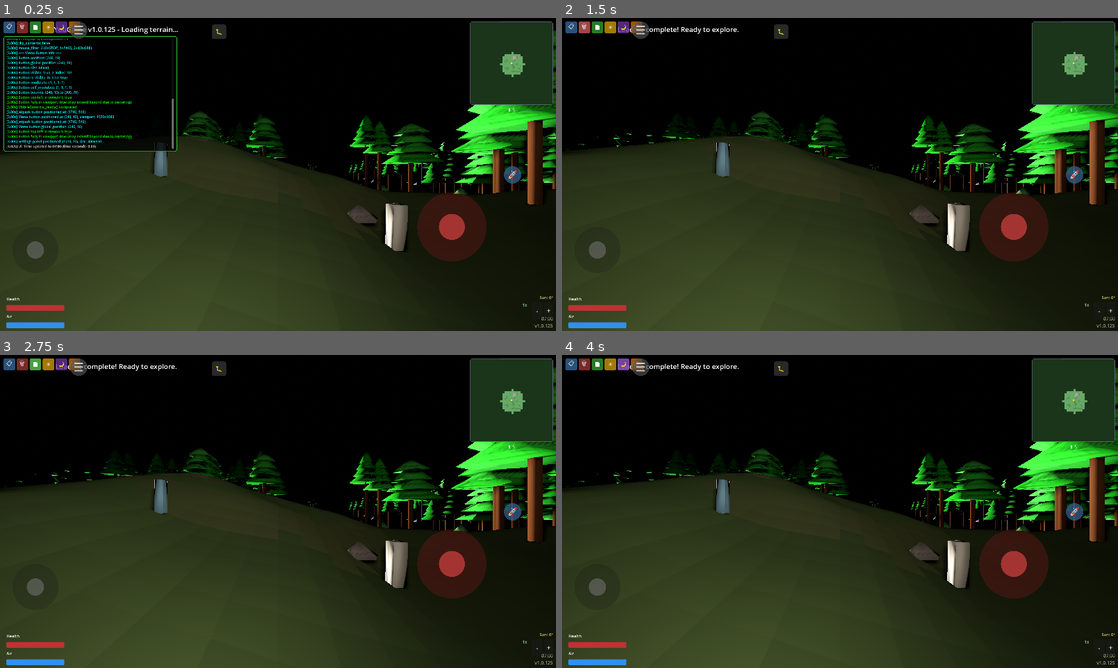
Above: before the commit, frames 1-4 (two rows, left to right).
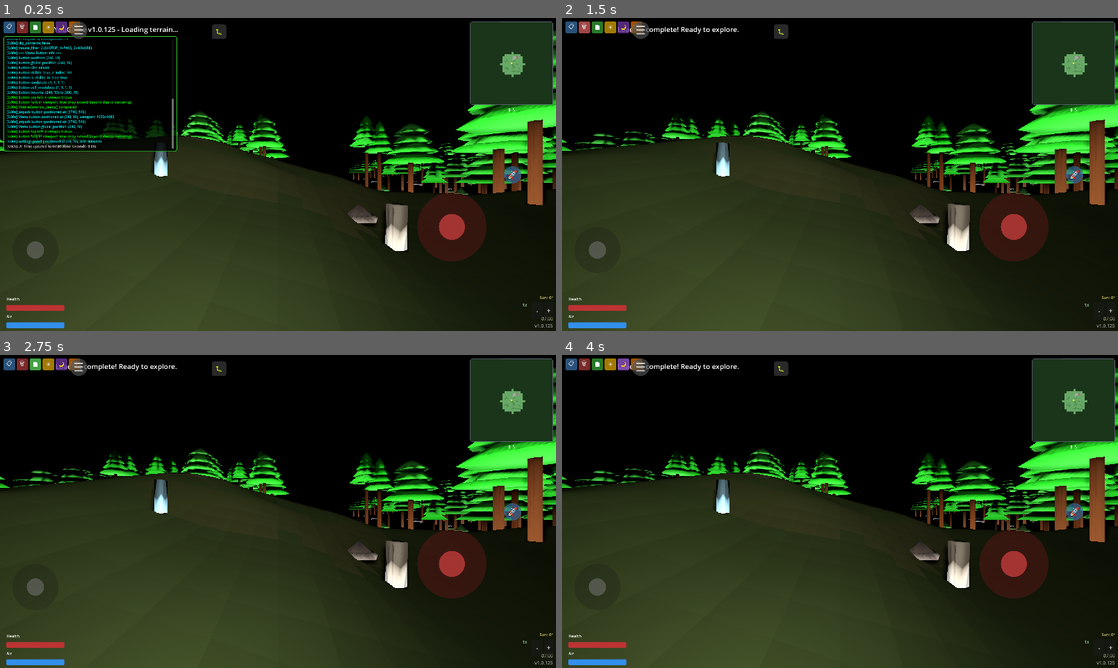
Above: after the commit, the same moments.

Repository: felix-dieterle/YouGame_godot4_public
Game: Godot game, scene res://scenes/main.tscn
Two runs of this game, one before a commit and one after it. Both use one fixed random seed, a clock stepped at 60 frames per second and the inputs below.
Inputs:
- Up to frame 1 (0.25 s): no input
- Up to frame 2 (1.5 s): click "📋" at 0.5 s; click "🗑" at 1.25 s
- Up to frame 3 (2.75 s): click "📄" at 2 s
- Up to frame 4 (4 s): click "☀" at 2.75 s; click "🌙" at 3.5 s

The runs differ from the first frame. In frame 1, 6.5% of the frame differs, in the area x 0-100%, y 5-75%; in frame 2, 6.8%; in frame 3, 6.7%; in frame 4, 6.7%.

Commit message:
Fix sun position to match display angle (0-180 degrees)
Co-authored-by: felix-dieterle <1490062+felix-dieterle@users.noreply.github.com>

Diff:
--- a/scripts/day_night_cycle.gd
+++ b/scripts/day_night_cycle.gd
@@ -257,13 +257,19 @@
     # NOTE: Sun offset is NOT applied to sun position - it only affects displayed time
     # This prevents discontinuities when offset wraps around day boundaries
 
-    # Sun moves from sunrise angle (-20°) to sunset angle (20°) over the course of the day
-    # At noon, sun is directly overhead (0°)
-    var sun_angle = lerp(SUNRISE_END_ANGLE, SUNSET_START_ANGLE, time_ratio)
+    # Use display angle (0-180°) for proper visual arc and shadow direction
+    # This matches what the player sees in the UI
+    var display_angle = time_ratio * 180.0
+
+    # Convert display angle to light rotation
+    # 0° (sunrise) -> +90° rotation (light from east)
+    # 90° (noon) -> 0° rotation (light from overhead)
+    # 180° (sunset) -> -90° rotation (light from west)
+    var light_rotation = 90.0 - display_angle
 
     # Apply rotation to directional light
     # Rotate around X axis for sun elevation
-    directional_light.rotation_degrees.x = -sun_angle
+    directional_light.rotation_degrees.x = light_rotation
 
     # Adjust light intensity based on time of day
     # Brightest at noon, dimmer at sunrise/sunset
@@ -271,11 +277,10 @@
     directional_light.light_energy = lerp(MIN_LIGHT_ENERGY, MAX_LIGHT_ENERGY, intensity_curve)
 
     # Log sun degree and lighting data for debugging lighting issues
-    # This helps identify the problem where it stays dark even when sun degree > 80°
     var sun_position_deg = get_sun_position_degrees()
     if sun_position_deg > 80.0 or abs(sun_position_deg - 180.0) < 10.0:
-        var log_msg = "Sun Position: %.2f° | Sun Angle: %.2f° | Light Energy: %.2f | Time Ratio: %.2f | Current Time: %.2f" % [
-            sun_position_deg, sun_angle, directional_light.light_energy, time_ratio, current_time
+        var log_msg = "Sun Position: %.2f° | Light Rotation: %.2f° | Light Energy: %.2f | Time Ratio: %.2f | Current Time: %.2f" % [
+            sun_position_deg, light_rotation, directional_light.light_energy, time_ratio, current_time
         ]
         LogExportManager.add_log(LogExportManager.LogType.SUN_LIGHTING_ISSUE, log_msg)
 
@@ -304,17 +309,19 @@
     if not directional_light:
         return
 
-    # Animate from night (below horizon) to day (above horizon)
-    var sun_angle = lerp(SUNRISE_START_ANGLE, SUNRISE_END_ANGLE, progress)
-    directional_light.rotation_degrees.x = -sun_angle
+    # Animate from night (below horizon) to day (at horizon, 0°)
+    # During sunrise, sun goes from below horizon to 0° display angle
+    # Light rotation: from below horizon (+120°) to sunrise position (+90°)
+    var light_rotation = lerp(120.0, 90.0, progress)
+    directional_light.rotation_degrees.x = light_rotation
 
     # Fade in light to match the start-of-day intensity
     directional_light.light_energy = lerp(0.0, MIN_LIGHT_ENERGY, progress)
 
     # Log sunrise animation for debugging
     var sun_position_deg = get_sun_position_degrees()
-    var log_msg = "SUNRISE - Progress: %.2f | Sun Position: %.2f° | Sun Angle: %.2f° | Light Energy: %.2f" % [
-        progress, sun_position_deg, sun_angle, directional_light.light_energy
+    var log_msg = "SUNRISE - Progress: %.2f | Sun Position: %.2f° | Light Rotation: %.2f° | Light Energy: %.2f" % [
+        progress, sun_position_deg, light_rotation, directional_light.light_energy
     ]
     LogExportManager.add_log(LogExportManager.LogType.SUN_LIGHTING_ISSUE, log_msg)
 
@@ -346,16 +353,18 @@
         return
 
     # Animate from day to night (sun going below horizon)
-    var sun_angle = lerp(SUNSET_START_ANGLE, SUNSET_END_ANGLE, progress)
-    directional_light.rotation_degrees.x = -sun_angle
+    # During sunset, sun goes from 180° display angle to below horizon
+    # Light rotation: from sunset position (-90°) to below horizon (-120°)
+    var light_rotation = lerp(-90.0, -120.0, progress)
+    directional_light.rotation_degrees.x = light_rotation
 
     # Fade out light from end-of-day intensity to darkness
     directional_light.light_energy = lerp(MIN_LIGHT_ENERGY, 0.0, progress)
 
     # Log sunset animation for debugging
     var sun_position_deg = get_sun_position_degrees()
-    var log_msg = "SUNSET - Progress: %.2f | Sun Position: %.2f° | Sun Angle: %.2f° | Light Energy: %.2f" % [
-        progress, sun_position_deg, sun_angle, directional_light.light_energy
+    var log_msg = "SUNSET - Progress: %.2f | Sun Position: %.2f° | Light Rotation: %.2f° | Light Energy: %.2f" % [
+        progress, sun_position_deg, light_rotation, directional_light.light_energy
     ]
     LogExportManager.add_log(LogExportManager.LogType.SUN_LIGHTING_ISSUE, log_msg)
 
@@ -386,8 +395,8 @@
     if not directional_light:
         return
 
-    # Set sun below horizon
-    directional_light.rotation_degrees.x = NIGHT_SUN_ANGLE
+    # Set sun below horizon (below -90° or above +90°)
+    directional_light.rotation_degrees.x = 120.0  # Below horizon on the east side
     directional_light.light_energy = 0.0
 
     # Dark blue ambient light for night
@@ -619,15 +628,24 @@
         moon.position = Vector3(0, MOON_ZENITH_HEIGHT, 0)
         return
 
-    # Calculate sun angle and moon moves opposite (180 degrees offset)
-    var sun_angle = _calculate_current_sun_angle()
-    var moon_angle = sun_angle + 180.0
-
-    # Position moon in sky (far from player, moves in arc)
-    # moon_angle = 0° means moon overhead, negative = one side, positive = other side
-    # Convert to elevation angle where 90° = zenith, 0° = horizon
-    var elevation_angle = 90.0 + moon_angle
-    var angle_rad = deg_to_rad(elevation_angle)
+    # Get sun display angle and moon moves opposite (180 degrees offset)
+    var sun_display_angle = get_sun_position_degrees()
+
+    # Handle night time (display_angle returns -1)
+    if sun_display_angle < 0:
+        moon.visible = true
+        moon.position = Vector3(0, MOON_ZENITH_HEIGHT, 0)
+        return
+
+    # Moon is on opposite side of sky from sun
+    var moon_angle = sun_display_angle + 180.0
+
+    # If moon angle > 180°, it wraps around (e.g., 270° = -90° from other side)
+    if moon_angle > 180.0:
+        moon_angle = moon_angle - 360.0
+
+    # Position moon using its angle (same as sun positioning logic)
+    var angle_rad = deg_to_rad(moon_angle)
 
     # Calculate position on arc
     moon.position.x = 0
@@ -672,13 +690,18 @@
     if not sun:
         return
 
-    # Calculate current sun angle
-    var sun_angle = _calculate_current_sun_angle()
-
-    # Position sun in sky (far from player, moves in arc)
-    # sun_angle = 0° means sun overhead (noon), negative = morning, positive = evening
-    # Convert to elevation angle where 90° = zenith, 0° = horizon
-    var elevation_angle = 90.0 + sun_angle
+    # Get display angle (0-180°) for visual positioning
+    var display_angle = get_sun_position_degrees()
+
+    # Handle night time (display_angle returns -1)
+    if display_angle < 0:
+        sun.visible = false
+        return
+
+    # Position sun in sky using display angle
+    # 0° = horizon (sunrise), 90° = zenith (noon), 180° = horizon (sunset)
+    # Convert to elevation angle for positioning
+    var elevation_angle = display_angle
     var angle_rad = deg_to_rad(elevation_angle)
 
     # Calculate position on arc
